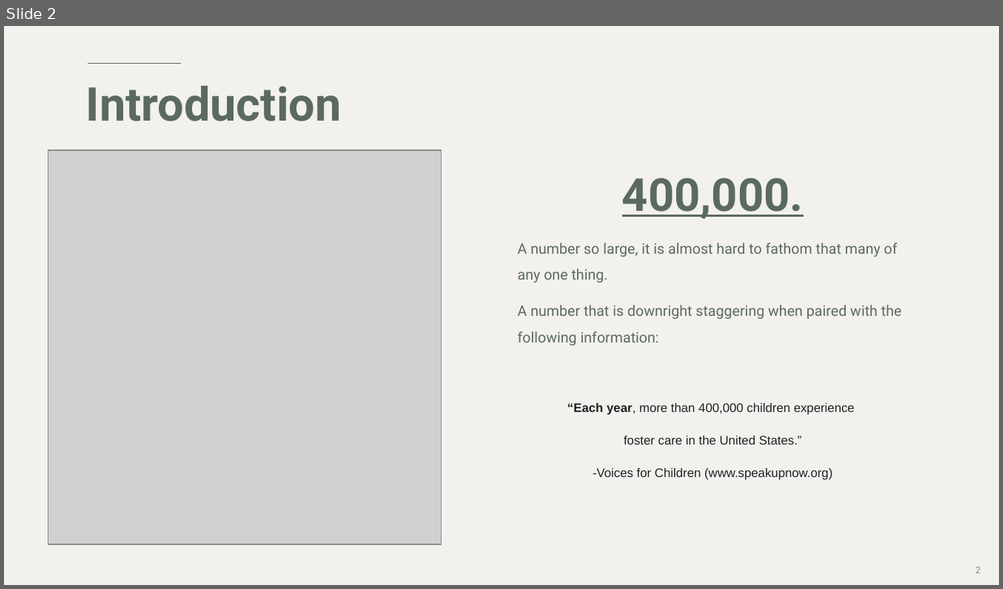
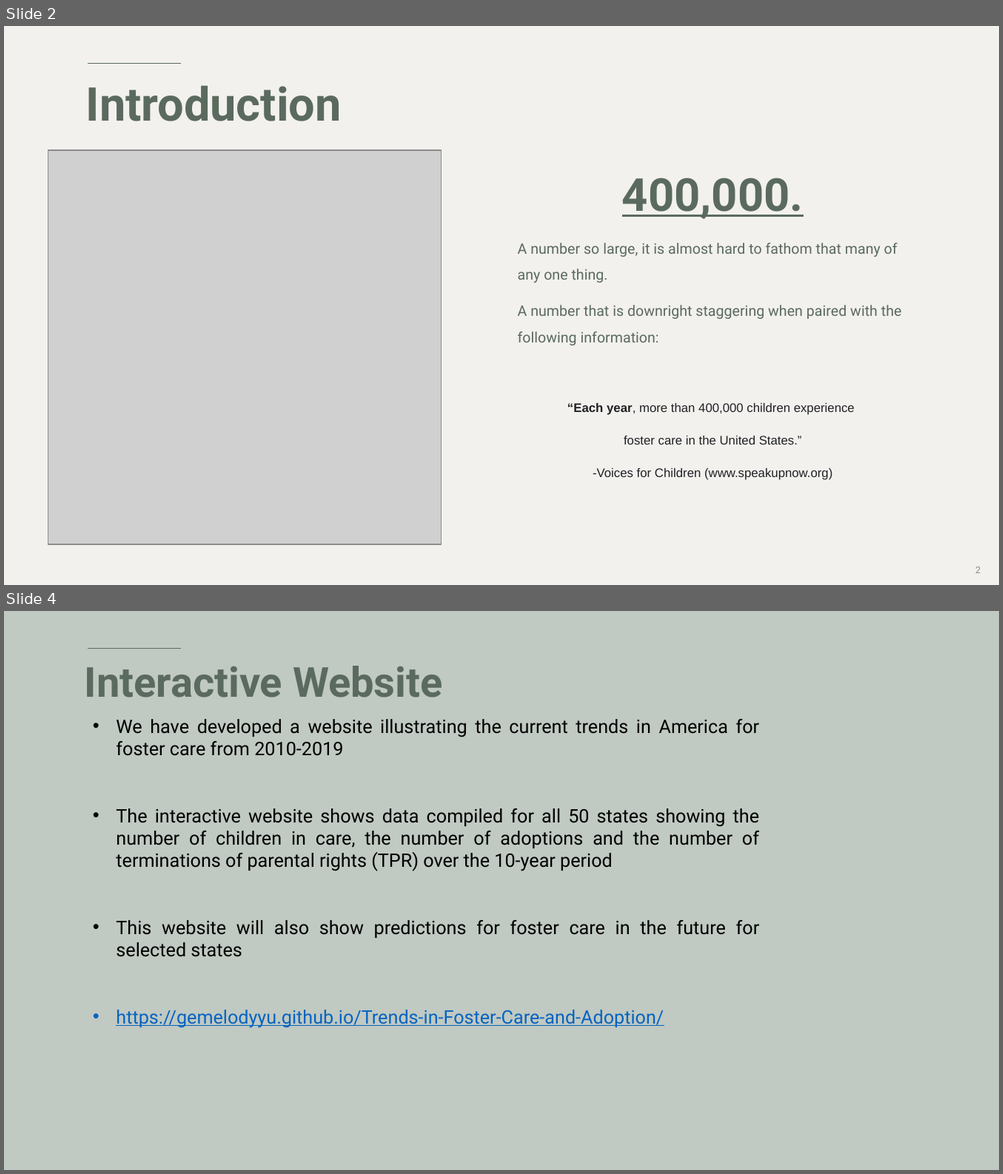
Before and after one commit to gemelodyyu/Trends-in-Foster-Care-and-Adoption, a slide deck: Power Point/Project 3-Trends in Foster Care.pptx. Shown one above the other, each under a label of ours: slide 2 before the commit, slides 2 and 4 after it; the slides between them are not shown. The pictures are 1003x589 and 1003x1174 pixels, drawn with LibreOffice and Linux fonts; fonts in the diff are those of the drawing; grey boxes stand for pictures. Boxes give left, top, right and bottom in pixels: in the first picture for what was removed or moved away, otherwise in the second. Text is boxed around its words. In the diff, an @@ line names an element or a change of style, - is before the commit and + after.

```diff
--- a/Power Point/Project 3-Trends in Foster Care.pptx
+++ b/Power Point/Project 3-Trends in Foster Care.pptx
@@ slide 4 added at box(4, 611, 999, 1170), background #C0C9C2; not listed: 1 template element that a slide beside it also shows @@
@@ title added at box(85, 666, 443, 698), 40 pt, text #5B6A5E, bold @@
+Interactive Website
@@ text added at box(116, 719, 760, 1028), 18 pt, text #000000 @@
+• We have developed a website illustrating the current trends in America for foster care from 2010-2019
+• The interactive website shows data compiled for all 50 states showing the number of children in care, the number of adoptions and the number of terminations of parental rights (TPR) over the 10-year period
+• This website will also show predictions for foster care in the future for selected states
+• https://gemelodyyu.github.io/Trends-in-Foster-Care-and-Adoption/
```
Also in this commit, not shown: 6 slides changed, 4 other slides added, 4 slides removed.
